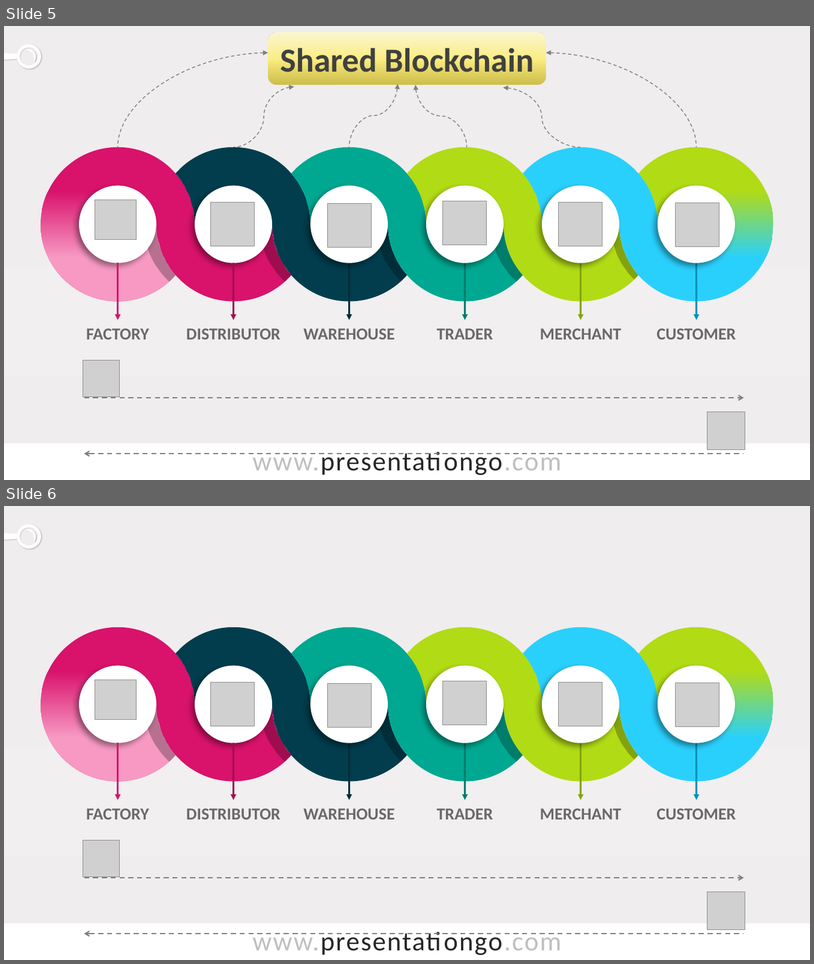
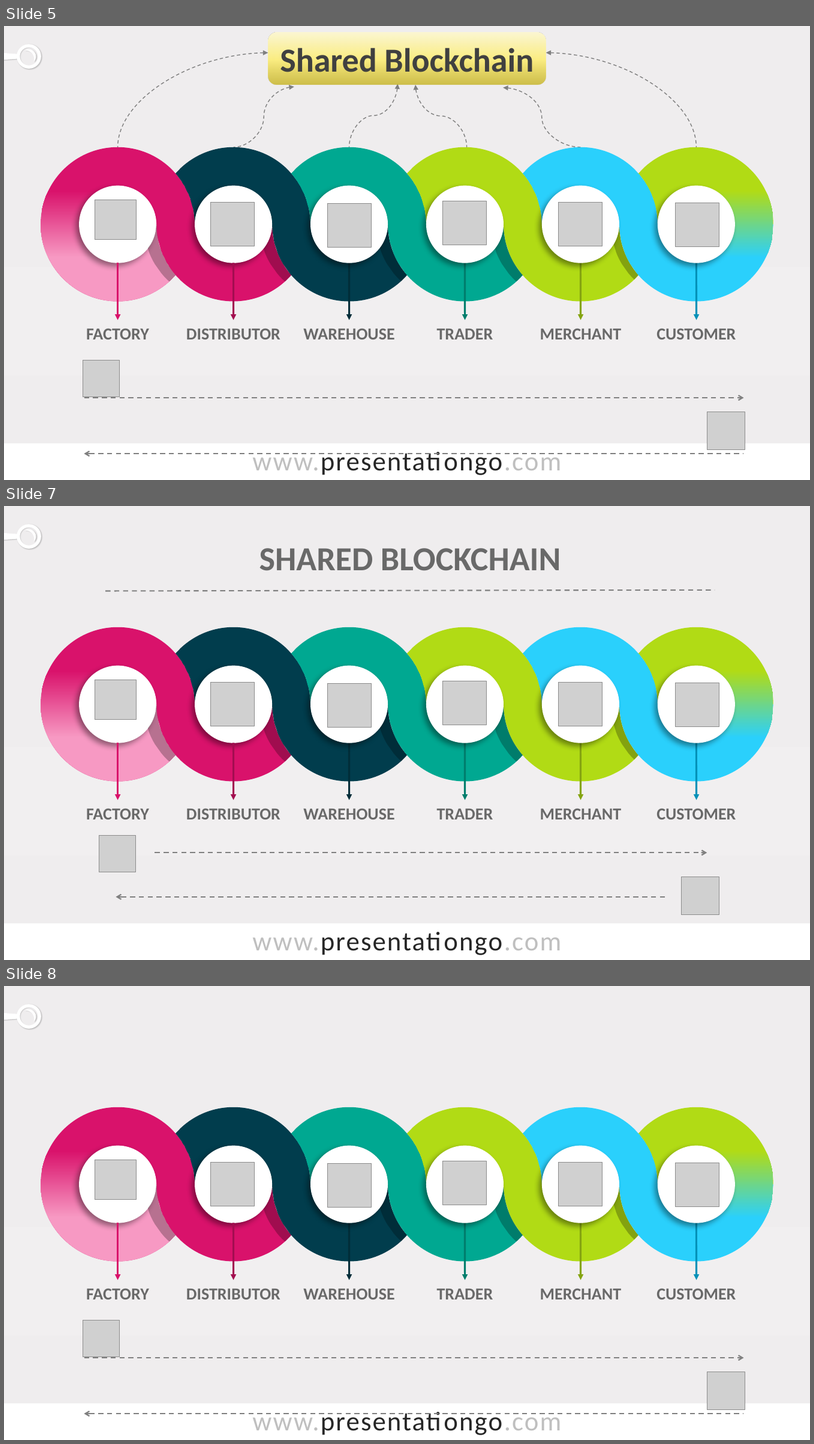
Before and after one commit to sumantabose/go-p2p-blockchain, a slide deck: dashboard-demo/supplychain/figure/supply-chain.pptx. Shown one above the other, each under a label of ours: slides 5 and 6 before the commit, slides 5, 7 and 8 after it; the slides between them are not shown. The pictures are 814x964 and 814x1444 pixels, drawn with LibreOffice and Linux fonts; fonts in the diff are those of the drawing; grey boxes stand for pictures; background and template pictures are left out. Boxes give left, top, right and bottom in pixels: in the first picture for what was removed or moved away, otherwise in the second. Text is boxed around its words. In the diff, an @@ line names an element or a change of style, - is before the commit and + after.

```diff
--- a/dashboard-demo/supplychain/figure/supply-chain.pptx
+++ b/dashboard-demo/supplychain/figure/supply-chain.pptx
@@ slide 7 added at (4,506,810,960), background gradient #EFEDEE to #F1EFF0 to #EFEBEC; not listed: 2 template elements that a slide beside it also shows @@
@@ group added at (41,548,774,915): 14 freeform shapes, 8 arrows, 8 pictures, 7 texts, 6 ellipses, 1 line @@
+FACTORY
+DISTRIBUTOR
+WAREHOUSE
+TRADER
+MERCHANT
+CUSTOMER
+SHARED BLOCKCHAIN
@@ what was slide 6 is now slide 8 @@
```
Also in this commit, not shown: 1 other slide added, 4 other files.
